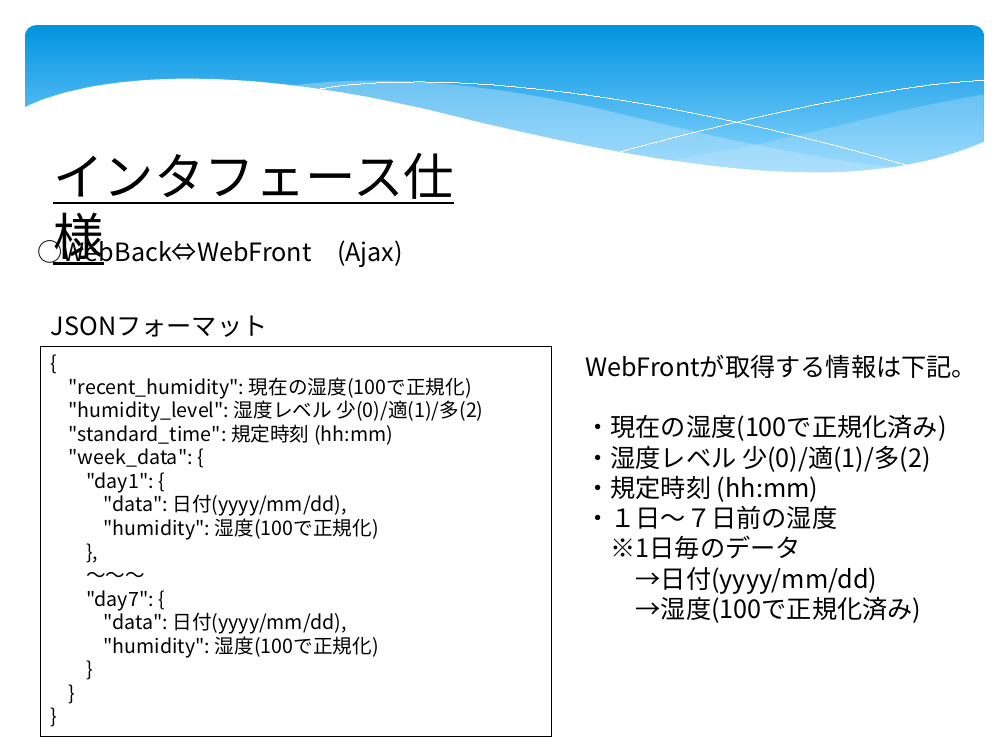
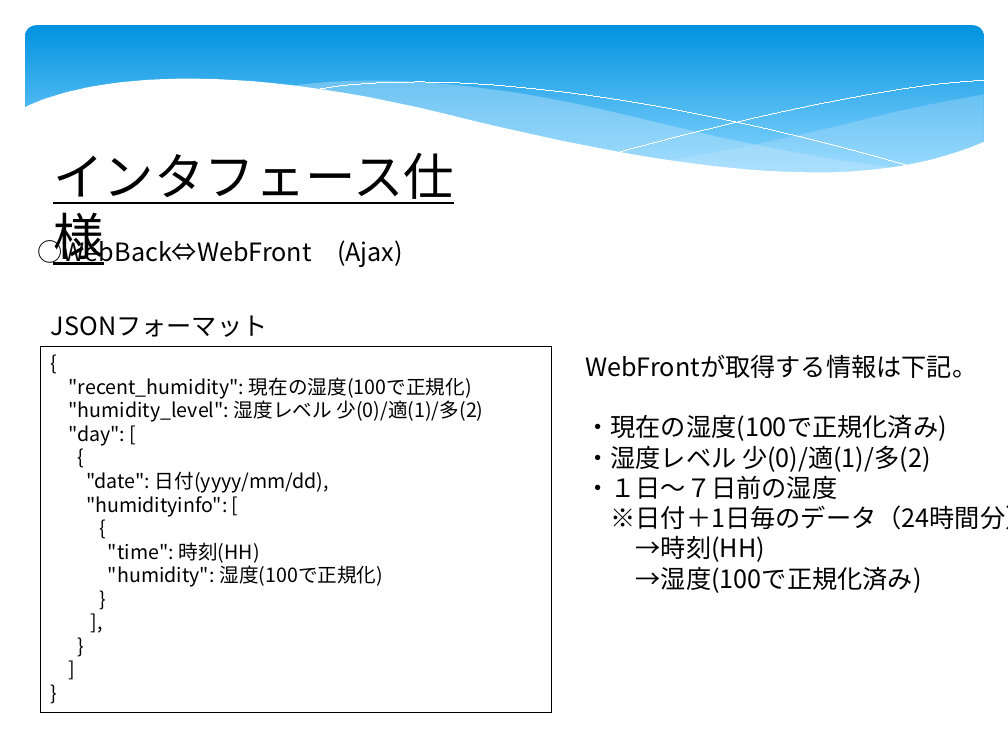
Before and after one commit to mkajita/DSensor, a slide deck: slide 9 of 02_Document/設計書/土壌センサー基本設計_2017.3.13.pptx. Drawn at 1008x756 pixels with LibreOffice and Linux fonts; fonts in the diff are those of the drawing. Boxes give left, top, right and bottom in pixels: in the first picture for what was removed or moved away, otherwise in the second. Text is boxed around its words. In the diff, an @@ line names an element or a change of style, - is before the commit and + after.

Commit message:
JsonBody修正

```diff
--- a/02_Document/設計書/土壌センサー基本設計_2017.3.13.pptx
+++ b/02_Document/設計書/土壌センサー基本設計_2017.3.13.pptx
@@ text in rectangle at (41,347,552,714): paragraph added @@
+],
@@ text in rectangle at (41,347,552,714): paragraph added @@
+]
@@ rectangle "{": place and size @@
-rectangle "{" at (41,347,552,737)
+rectangle "{" at (41,347,552,714)
@@ text in rectangle at (68,425,329,563): text changed @@
-"standard_time": 規定時刻 (hh:mm)
-"week_data": {
-"day1": {
-"data": 日付(yyyy/mm/dd),
-"humidity": 湿度(100で正規化)
-},
-～～～
-"day7": {
-"data": 日付(yyyy/mm/dd),
+"day": [
+{
+"date": 日付(yyyy/mm/dd),
+"humidityinfo": [
+{
+"time": 時刻(HH)
@@ text at (585,471,818,502): paragraph removed @@
-・規定時刻 (hh:mm)
@@ text at (611,505,1008,562): text changed @@
-※1日毎のデータ
-→日付(yyyy/mm/dd)
+※日付＋1日毎のデータ（24時間分）
+→時刻(HH)
```
